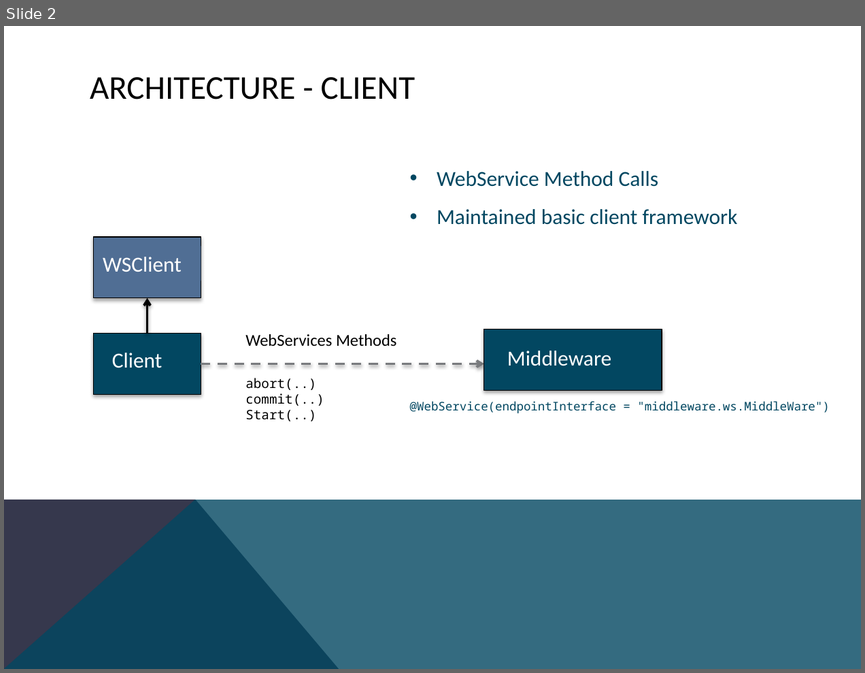
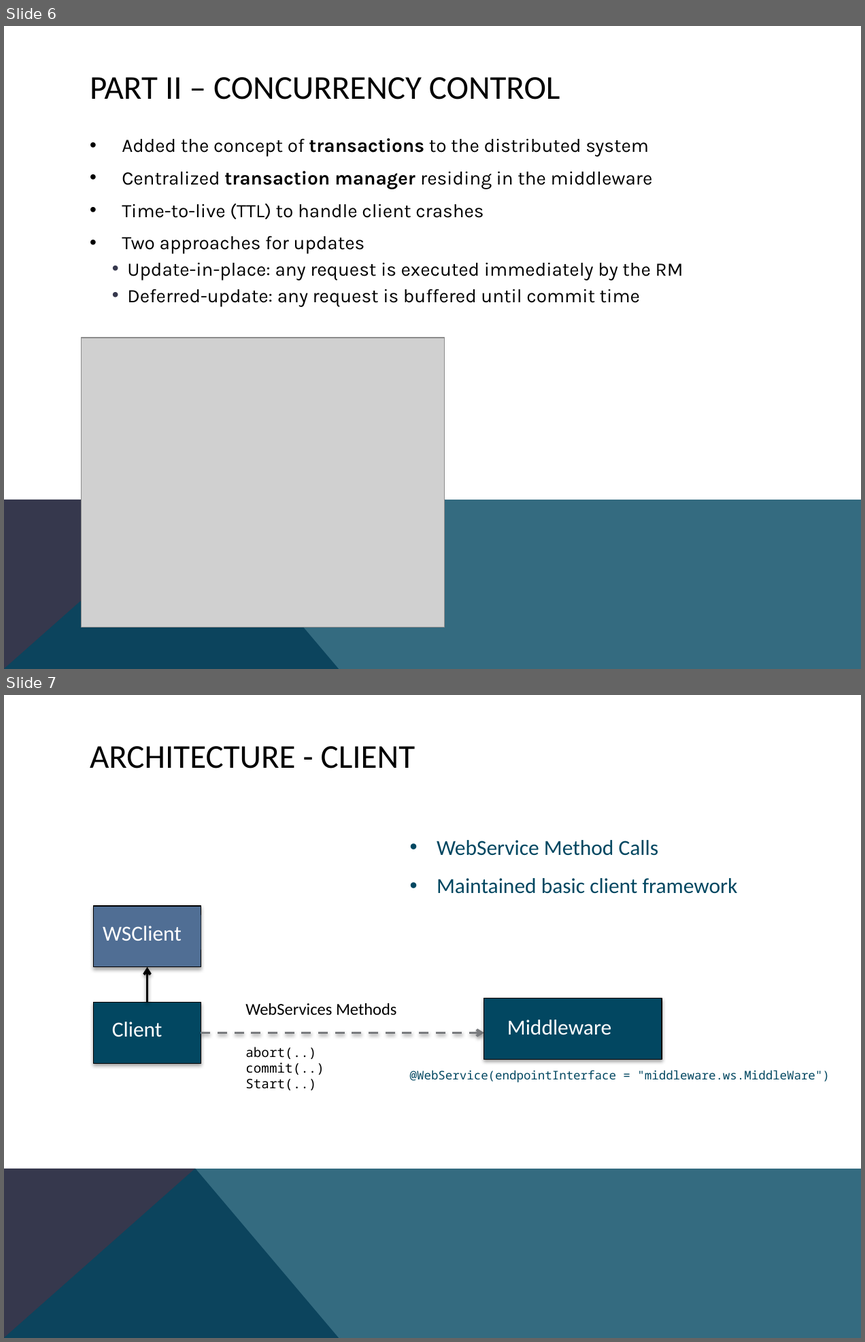
Before and after one commit to danhp/cs512, a slide deck: 512pp.pptx. Shown one above the other, each under a label of ours: slide 2 before the commit, slides 6 and 7 after it. The pictures are 865x673 and 865x1342 pixels, drawn with LibreOffice and Linux fonts; fonts in the diff are those of the drawing; grey boxes stand for pictures. Boxes give left, top, right and bottom in pixels: in the first picture for what was removed or moved away, otherwise in the second. Text is boxed around its words. In the diff, an @@ line names an element or a change of style, - is before the commit and + after.

Commit message:
updated ppt

```diff
--- a/512pp.pptx
+++ b/512pp.pptx
@@ slide 6 added at [4,26,861,669], background #FFFFFF; not listed: 2 template elements that a slide beside it also shows @@
@@ title added at [90,77,560,99], 28 pt, text #000000 @@
+PART II – CONCURRENCY CONTROL
@@ text added at [122,138,683,306], 16 pt, text #000000 @@
+• Added the concept of transactions to the distributed system
+• Centralized transaction manager residing in the middleware
+• Time-to-live (TTL) to handle client crashes
+• Two approaches for updates
+    • Update-in-place: any request is executed immediately by the RM
+    • Deferred-update: any request is buffered until commit time
@@ picture added at [81,337,445,626] @@
@@ what was slide 2 is now slide 7 @@
```
Also in this commit, not shown: 4 other slides added.
